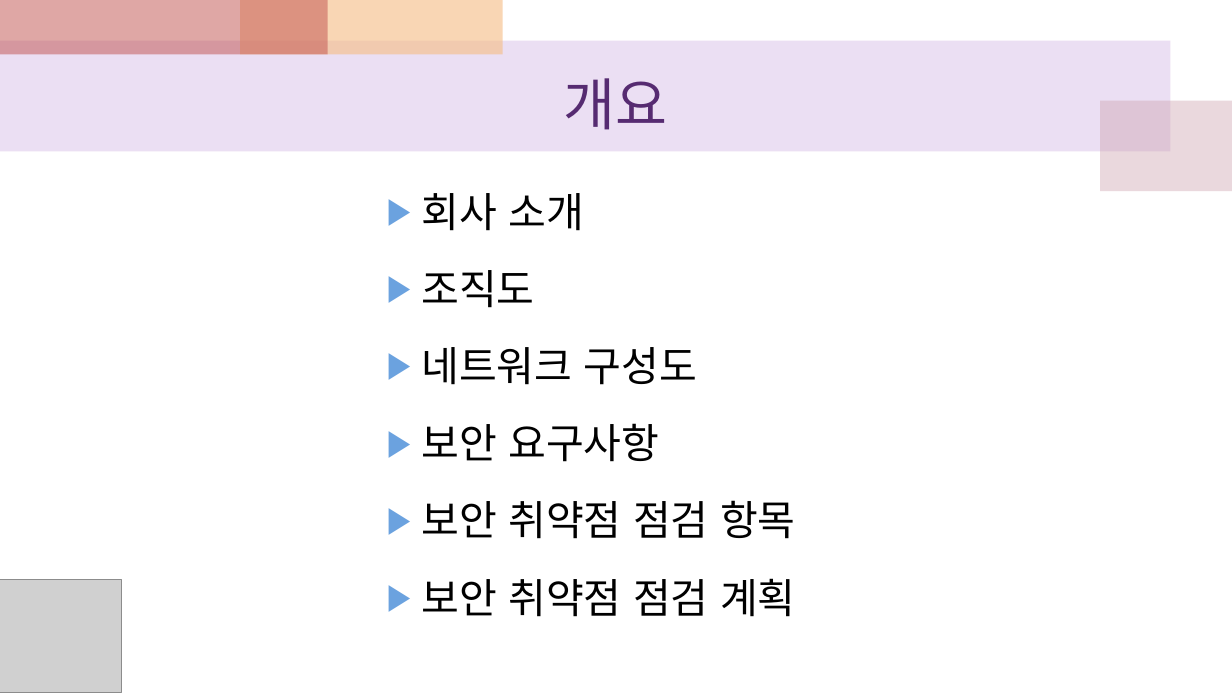
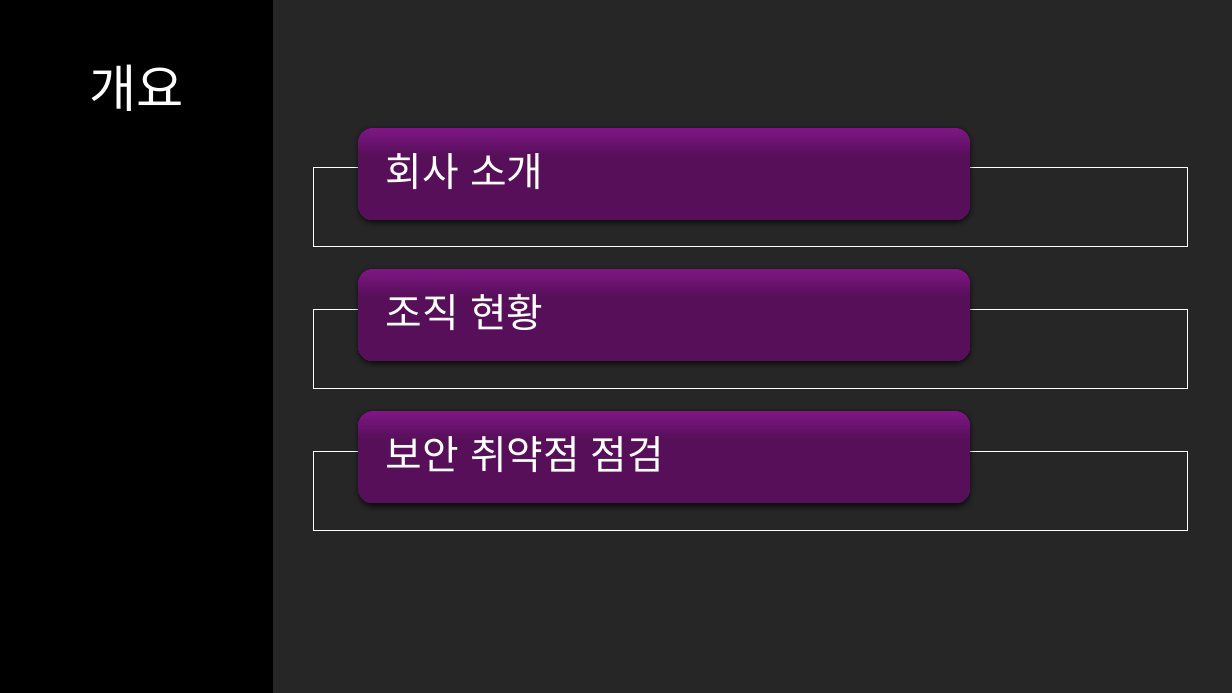
Before and after one commit to heuristic8698/ITbank_final, a slide deck: slide 2 of 프로젝트 시나리오.pptx. Drawn at 1232x693 pixels with LibreOffice and Linux fonts; fonts in the diff are those of the drawing; grey boxes stand for pictures. Boxes give left, top, right and bottom in pixels: in the first picture for what was removed or moved away, otherwise in the second. Text is boxed around its words. In the diff, an @@ line names an element or a change of style, - is before the commit and + after.

```diff
--- a/프로젝트 시나리오.pptx
+++ b/프로젝트 시나리오.pptx
@@ background #FFFFFF to #262626 @@
@@ rectangle removed at bbox=[0, 0, 328, 55] @@
@@ rectangle added at bbox=[0, 0, 273, 693], fill #000000 @@
@@ rectangle removed at bbox=[240, 0, 503, 55] @@
@@ rectangle removed at bbox=[0, 41, 1171, 152] @@
@@ title "개요": place and size @@
-title "개요" at bbox=[564, 78, 668, 130]
+title "개요" at bbox=[89, 64, 183, 111]
@@ title "개요" at bbox=[89, 64, 183, 111]: size 44 to 40 pt, text colour #562B71 to #FFFFFF; line spacing 1 to 0.9 @@
@@ rectangle removed at bbox=[1101, 101, 1232, 191] @@
@@ text removed at bbox=[421, 193, 796, 617] @@
-▶ 회사 소개
-▶ 조직도
-▶ 네트워크 구성도
-▶ 보안 요구사항
-▶ 보안 취약점 점검 항목
-▶ 보안 취약점 점검 계획
@@ group added at bbox=[313, 128, 1188, 530]: 3 rectangles, 3 rounded rectangles, 3 texts @@
+회사 소개
+조직 현황
+보안 취약점 점검
@@ picture removed at bbox=[0, 579, 121, 693] @@
```
Also in this commit, not shown: 9 other slides changed, 4 slides added, 1 slide removed, 3 other files.
